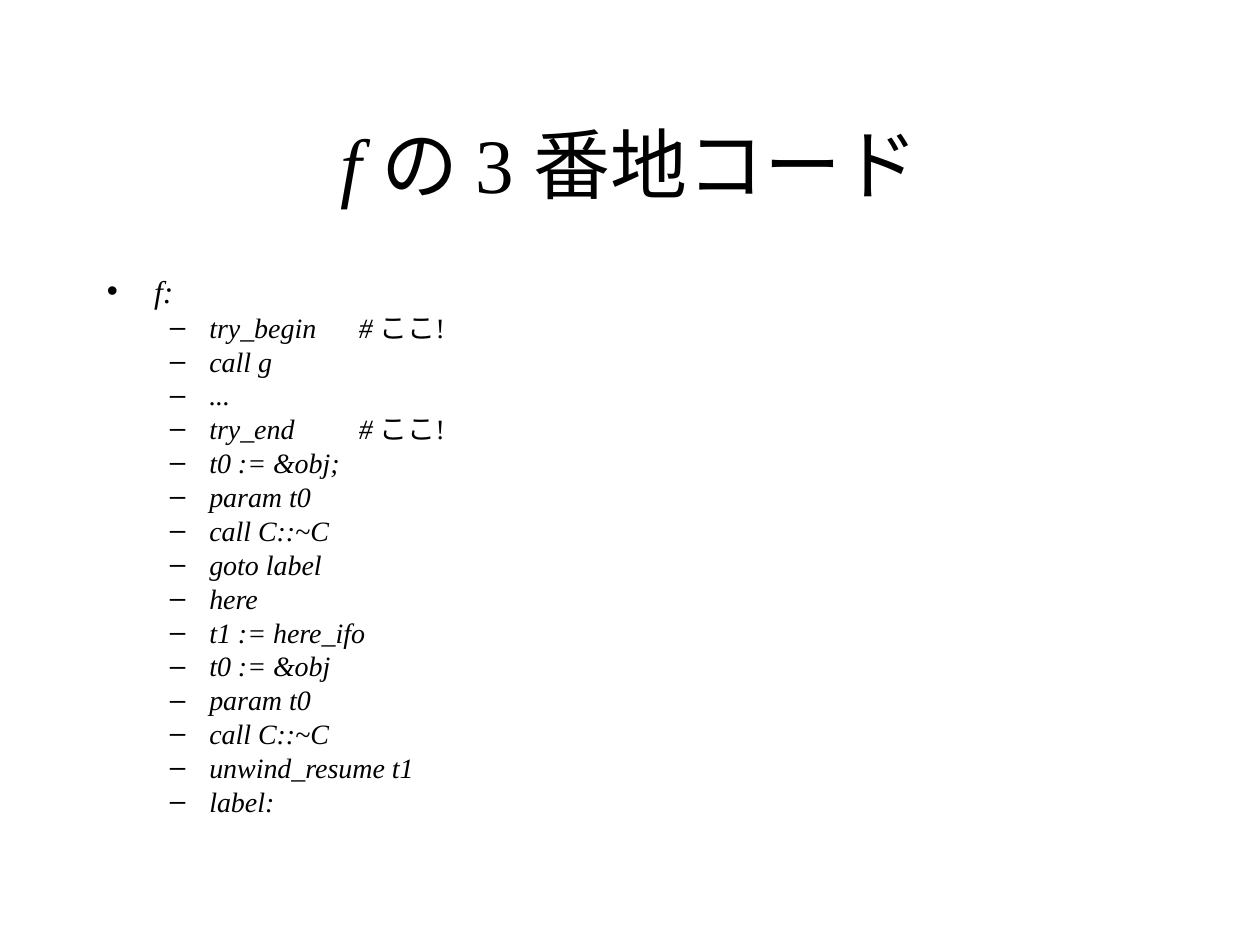
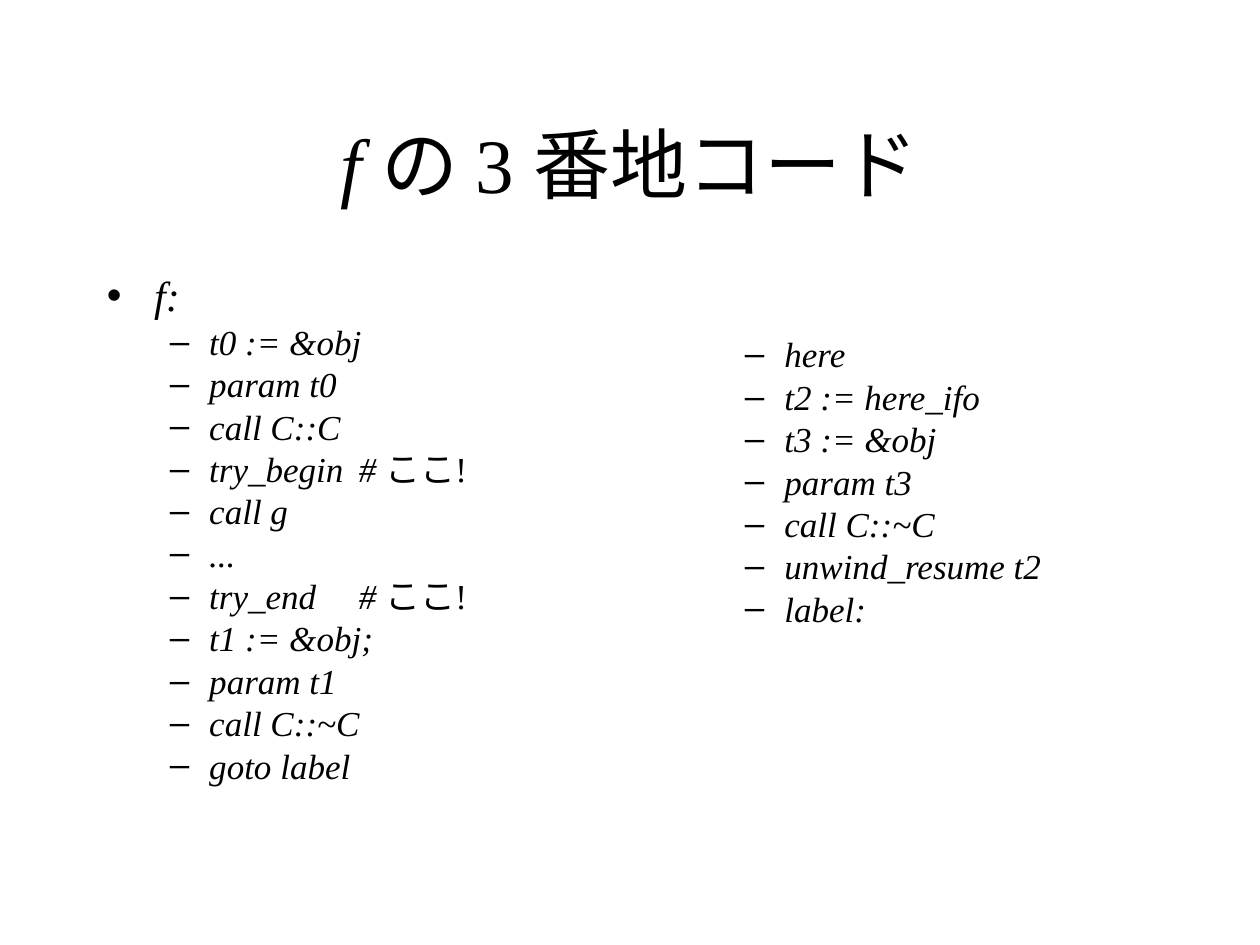
Before and after one commit to KeiHasegawa/cxx_doc, a slide deck: slide 3 of 25_exception_destructor.ppt. Drawn at 1260x945 pixels with LibreOffice and Linux fonts; fonts in the diff are those of the drawing. Boxes give left, top, right and bottom in pixels: in the first picture for what was removed or moved away, otherwise in the second. Text is boxed around its words. In the diff, an @@ line names an element or a change of style, - is before the commit and + after.

```diff
--- a/25_exception_destructor.ppt
+++ b/25_exception_destructor.ppt
@@ text at [154,281,467,786]: size 18 to 24 pt in "f:"; size 16 to 20 pt in "try_begin # ここ!", "call g", "...", "try_end # ここ!" and 2 more places; more space between paragraphs @@
@@ text at [209,330,361,441]: paragraphs added @@
+  – t0 := &obj
+  – param t0
+  – call C::C
@@ text added at [784,342,1041,623], 20 pt, text #000000, italic @@
+  – here
+  – t2 := here_ifo
+  – t3 := &obj
+  – param t3
+  – call C::~C
+  – unwind_resume t2
+  – label:
@@ text at [209,589,414,813]: paragraphs removed @@
-  – here
-  – t1 := here_ifo
-  – t0 := &obj
-  – param t0
-  – call C::~C
-  – unwind_resume t1
-  – label:
@@ text at [209,626,373,701]: text changed; size 16 to 20 pt @@
-  – t0 := &obj;
-  – param t0
+  – t1 := &obj;
+  – param t1
```
Also in this commit, not shown: 2 other slides changed, 1 other file.
